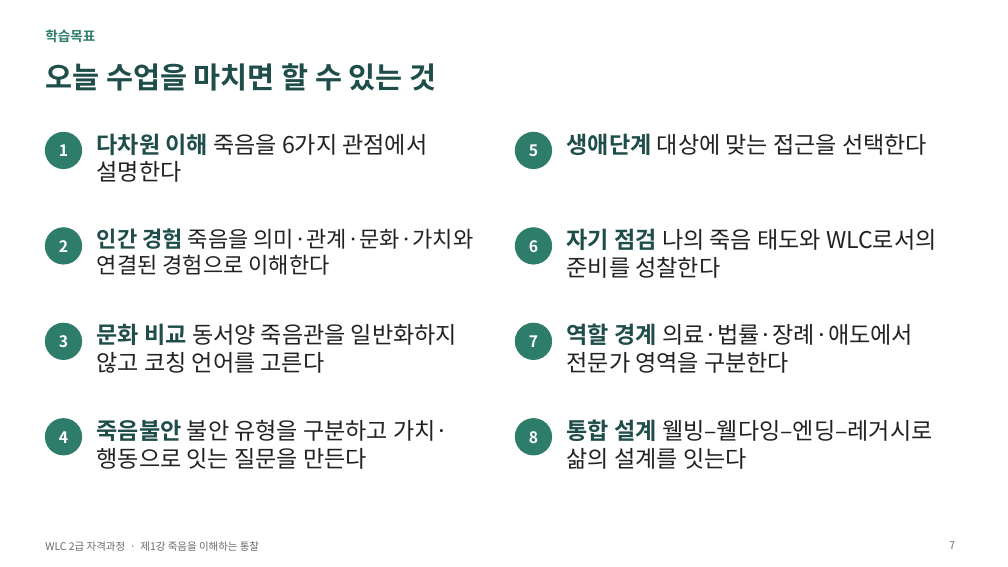
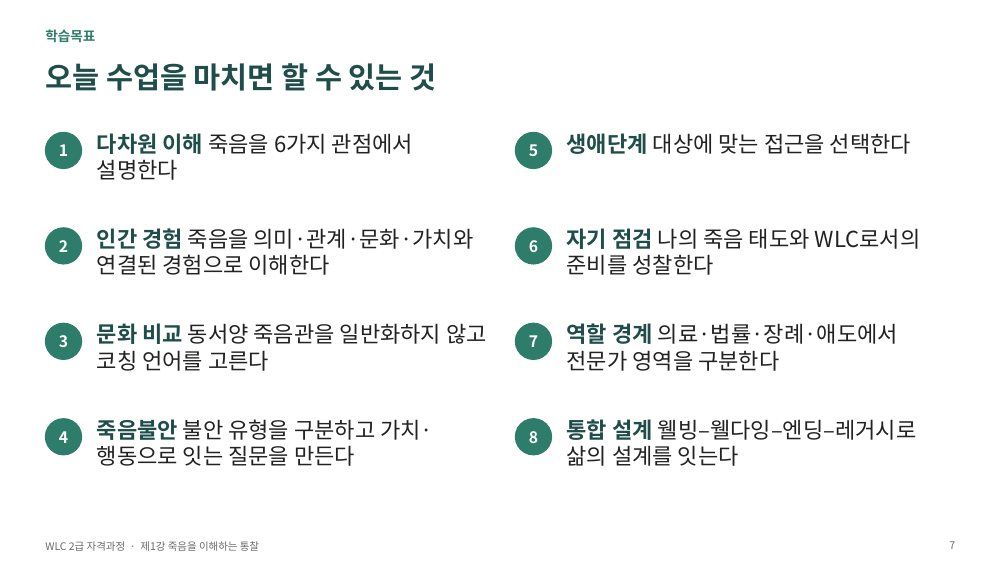
Before and after one commit to withmikyung2/wlc-note, a slide deck: slide 7 of ppt/out/WLC2급_제01강_죽음을이해하는통찰.pptx. Drawn at 1008x567 pixels with LibreOffice and Linux fonts; fonts in the diff are those of the drawing. Boxes give left, top, right and bottom in pixels: in the first picture for what was removed or moved away, otherwise in the second. Text is boxed around its words. In the diff, an @@ line names an element or a change of style, - is before the commit and + after.

```diff
--- a/ppt/out/WLC2급_제01강_죽음을이해하는통찰.pptx
+++ b/ppt/out/WLC2급_제01강_죽음을이해하는통찰.pptx
@@ size 22 to 21 pt in 7 elements at (97, 133, 413, 180), (97, 323, 487, 371), (97, 419, 433, 466), (567, 133, 911, 154), (567, 228, 921, 275), (567, 323, 898, 371), (567, 419, 917, 466) @@
```
Also in this commit, not shown: 4 other files.
